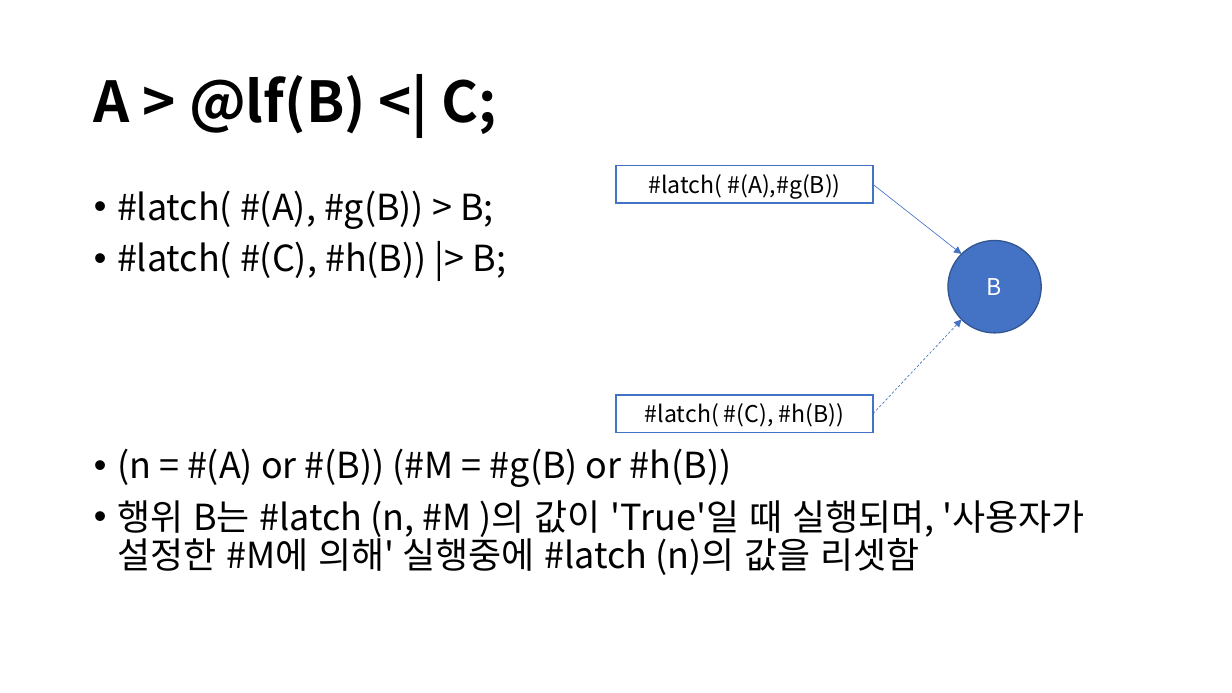
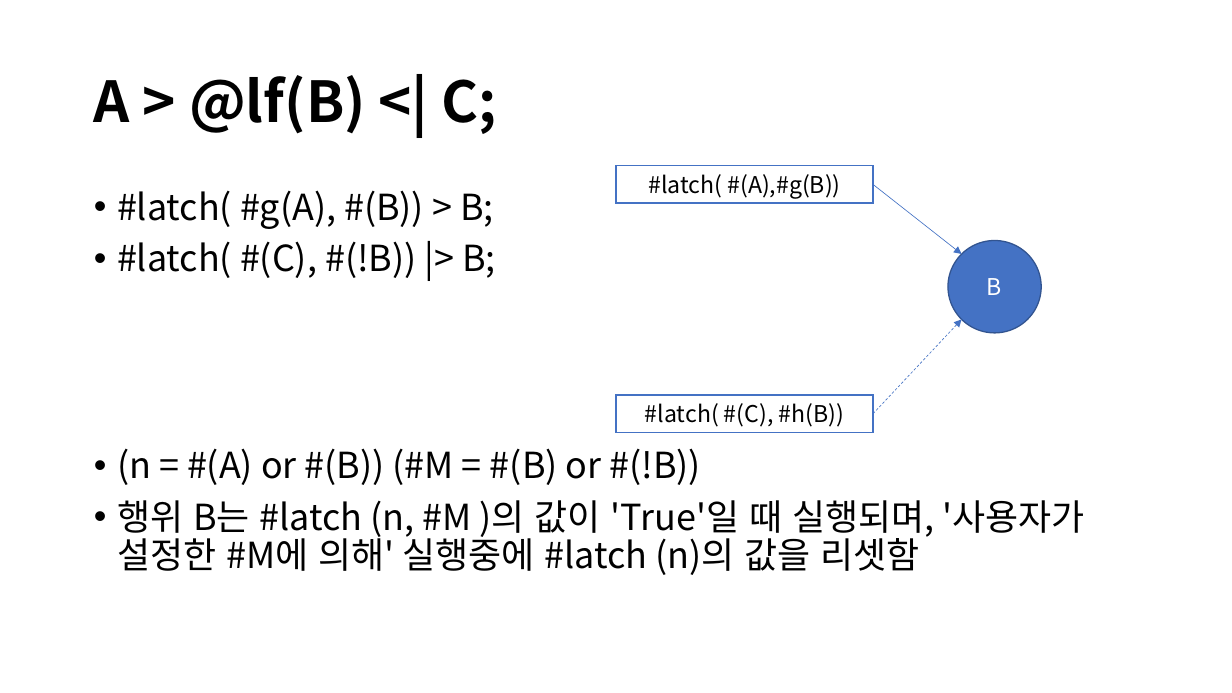
Before and after one commit to DualsoftDev/ds, a slide deck: slide 4 of Doc/PowerPoint/macro.pptx. Drawn at 1232x693 pixels with LibreOffice and Linux fonts; fonts in the diff are those of the drawing. Boxes give left, top, right and bottom in pixels: in the first picture for what was removed or moved away, otherwise in the second. Text is boxed around its words. In the diff, an @@ line names an element or a change of style, - is before the commit and + after.

Commit message:
Update #lf(B) - 2

```diff
--- a/Doc/PowerPoint/macro.pptx
+++ b/Doc/PowerPoint/macro.pptx
@@ text at [117, 190, 701, 485]: text changed @@
-• #latch( #(A), #g(B)) > B;
-• #latch( #(C), #h(B)) |> B;
-• (n = #(A) or #(B)) (#M = #g(B) or #h(B))
+• #latch( #g(A), #(B)) > B;
+• #latch( #(C), #(!B)) |> B;
+• (n = #(A) or #(B)) (#M = #(B) or #(!B))
```
